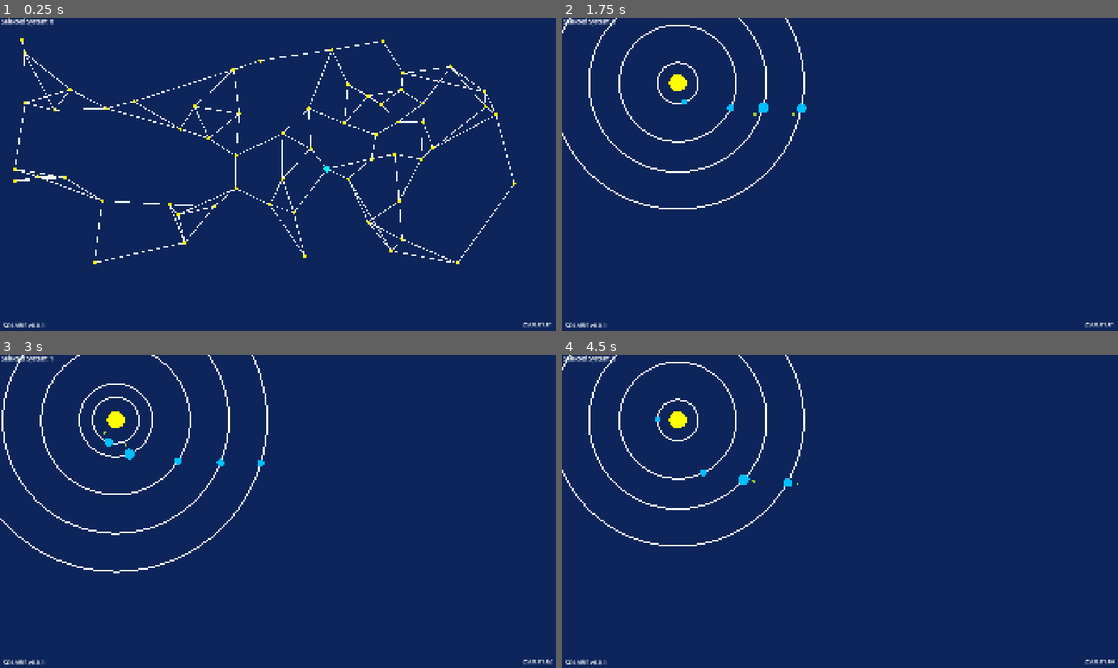
Above: before the commit, frames 1-4 (two rows, left to right).
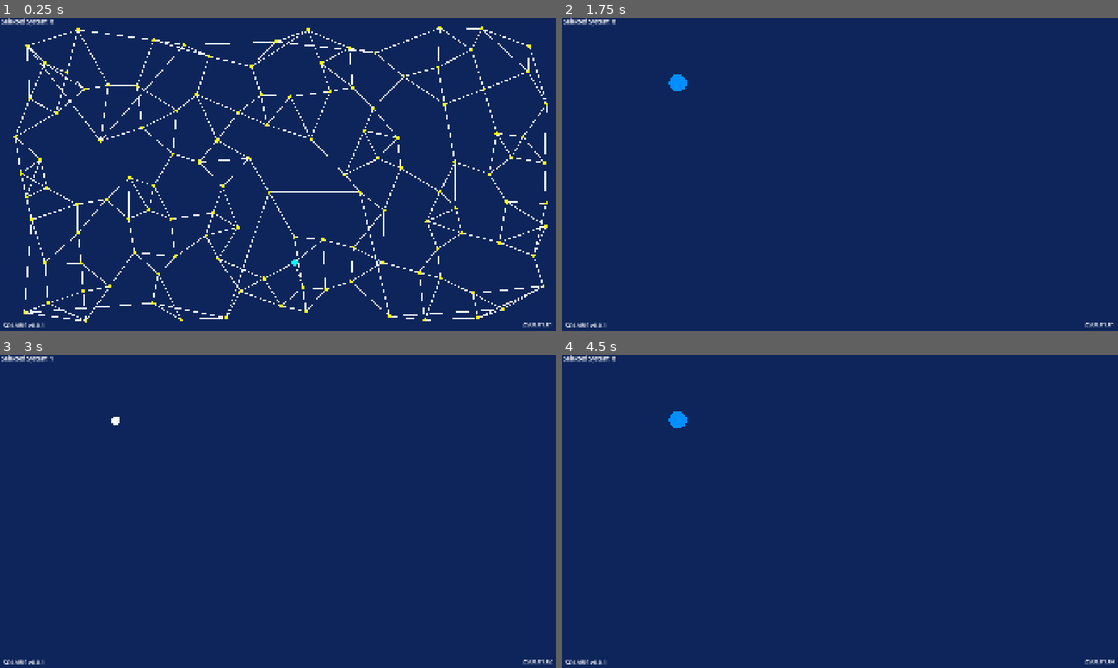
Above: after the commit, the same moments.

Repository: wrxme/Solaris
Game: Godot game, scene res://assets/scenes/game.tscn
Two runs of this game, one before a commit and one after it. Both use one fixed random seed, a clock stepped at 60 frames per second and the inputs below.
Inputs:
- Up to frame 1 (0.25 s): no input
- Up to frame 2 (1.75 s): tap Enter (enter) at 0.5, 1.55 s; hold Right (right) 0.53-1.28 s; hold Enter (enter) 0.53-1.28 s; tap Space (pause) at 1.25 s; hold Left (left) from 1.28 s (still down); tap R (Refresh) at 1.35 s
- Up to frame 3 (3 s): release Left (left) at 2.03 s; hold Enter (enter) 2.03-2.78 s; hold Right (right) from 2.03 s (still down); tap Enter (enter) at 2.85 s
- Up to frame 4 (4.5 s): release Right (right) at 3.53 s; hold R (Refresh) 3.53-4.28 s; hold Left (left) from 3.53 s (still down); tap Enter (enter) at 3.8, 4.35 s; tap Space (pause) at 4.25 s

The runs differ from the first frame. In frame 1, 7.3% of the frame differs, in the area x 2-99%, y 2-98%; in frame 2, 1.4%; in frame 3, 1.7%; in frame 4, 1.4%.

Commit message:
Star types

Diff:
--- a/assets/scenes/game.tscn
+++ b/assets/scenes/game.tscn
@@ -1,14 +1,25 @@
-[gd_scene load_steps=4 format=3 uid="uid://crrebuj6lufda"]
+[gd_scene load_steps=14 format=3 uid="uid://crrebuj6lufda"]
 
 [ext_resource type="Script" uid="uid://bhbsx3bfc2ppj" path="res://scripts/gameplay_managers/game_manager.gd" id="1_cb66b"]
 [ext_resource type="Script" uid="uid://b13nlhuidy8o4" path="res://scripts/utils/galaxy_generation_settings.gd" id="2_dis88"]
+[ext_resource type="Script" uid="uid://c0n7xbpmoevwv" path="res://scripts/types/star_type.gd" id="3_phsto"]
+[ext_resource type="Resource" uid="uid://w702dxvladin" path="res://assets/star_types/blue_giant.tres" id="4_pkhv0"]
+[ext_resource type="Resource" uid="uid://by58sy2alfk8n" path="res://assets/star_types/class_a.tres" id="5_i358u"]
+[ext_resource type="Resource" uid="uid://s3sq1l63fmff" path="res://assets/star_types/class_b.tres" id="6_s2rys"]
+[ext_resource type="Resource" uid="uid://df1amxsla4bfw" path="res://assets/star_types/class_f.tres" id="7_fc420"]
+[ext_resource type="Resource" uid="uid://dek4gx3nnrvk1" path="res://assets/star_types/class_g.tres" id="8_kc0sw"]
+[ext_resource type="Resource" uid="uid://d4fs0nd50y21u" path="res://assets/star_types/red_dwarf.tres" id="9_fqk1v"]
+[ext_resource type="Resource" uid="uid://d2w88il8g6la6" path="res://assets/star_types/red_giant.tres" id="10_5jdip"]
+[ext_resource type="Resource" uid="uid://rxq534gcu5ae" path="res://assets/star_types/white_dwarf.tres" id="11_3cnnv"]
+[ext_resource type="Script" uid="uid://ct5kmllr4nuls" path="res://scripts/types/world_type.gd" id="12_pkhv0"]
 
 [sub_resource type="Resource" id="Resource_5gf0t"]
 script = ExtResource("2_dis88")
-galaxy_size = Vector4(30, 1800, 30, 900)
-number_of_stars = 60
-min_dist_between_stars = 40.0
-max_bonus_link_length = 750.0
+galaxy_size = Vector4(30, 1890, 30, 1050)
+number_of_stars = 120
+min_dist_between_stars = 75.0
+max_bonus_link_length = 500.0
+star_types = Array[ExtResource("3_phsto")]([ExtResource("4_pkhv0"), ExtResource("5_i358u"), ExtResource("6_s2rys"), ExtResource("7_fc420"), ExtResource("8_kc0sw"), ExtResource("9_fqk1v"), ExtResource("10_5jdip"), ExtResource("11_3cnnv")])
 star_radius = 6.0
 link_width = 3.0
 metadata/_custom_type_script = "uid://b13nlhuidy8o4"
--- /dev/null
+++ b/assets/star_types/blue_giant.tres
@@ -0,0 +1,10 @@
+[gd_resource type="Resource" script_class="StarType" load_steps=2 format=3 uid="uid://w702dxvladin"]
+
+[ext_resource type="Script" uid="uid://c0n7xbpmoevwv" path="res://scripts/types/star_type.gd" id="1_p56v0"]
+
+[resource]
+script = ExtResource("1_p56v0")
+name = "Blue_giant"
+size_range = Vector2(40, 45)
+color = Color(0, 0.60784316, 1, 1)
+metadata/_custom_type_script = "uid://c0n7xbpmoevwv"
--- /dev/null
+++ b/assets/star_types/class_a.tres
@@ -0,0 +1,11 @@
+[gd_resource type="Resource" script_class="StarType" load_steps=2 format=3 uid="uid://by58sy2alfk8n"]
+
+[ext_resource type="Script" uid="uid://c0n7xbpmoevwv" path="res://scripts/types/star_type.gd" id="1_we6r0"]
+
+[resource]
+script = ExtResource("1_we6r0")
+luminosity = 5.0
+name = "Class A"
+size_range = Vector2(30, 35)
+color = Color(1, 1, 1, 1)
+metadata/_custom_type_script = "uid://c0n7xbpmoevwv"
--- /dev/null
+++ b/assets/star_types/class_b.tres
@@ -0,0 +1,11 @@
+[gd_resource type="Resource" script_class="StarType" load_steps=2 format=3 uid="uid://s3sq1l63fmff"]
+
+[ext_resource type="Script" uid="uid://c0n7xbpmoevwv" path="res://scripts/types/star_type.gd" id="1_3edcs"]
+
+[resource]
+script = ExtResource("1_3edcs")
+luminosity = 3.0
+name = "Class B"
+size_range = Vector2(30, 35)
+color = Color(0, 0.56078434, 1, 1)
+metadata/_custom_type_script = "uid://c0n7xbpmoevwv"
--- /dev/null
+++ b/assets/star_types/class_f.tres
@@ -0,0 +1,11 @@
+[gd_resource type="Resource" script_class="StarType" load_steps=2 format=3 uid="uid://df1amxsla4bfw"]
+
+[ext_resource type="Script" uid="uid://c0n7xbpmoevwv" path="res://scripts/types/star_type.gd" id="1_6ifrt"]
+
+[resource]
+script = ExtResource("1_6ifrt")
+luminosity = 0.8
+name = "Class F"
+size_range = Vector2(25, 30)
+color = Color(1, 0.6, 0, 1)
+metadata/_custom_type_script = "uid://c0n7xbpmoevwv"
--- /dev/null
+++ b/assets/star_types/class_g.tres
@@ -0,0 +1,9 @@
+[gd_resource type="Resource" script_class="StarType" load_steps=2 format=3 uid="uid://dek4gx3nnrvk1"]
+
+[ext_resource type="Script" uid="uid://c0n7xbpmoevwv" path="res://scripts/types/star_type.gd" id="1_bjahn"]
+
+[resource]
+script = ExtResource("1_bjahn")
+name = "Class G"
+size_range = Vector2(25, 30)
+metadata/_custom_type_script = "uid://c0n7xbpmoevwv"
--- /dev/null
+++ b/assets/star_types/red_dwarf.tres
@@ -0,0 +1,11 @@
+[gd_resource type="Resource" script_class="StarType" load_steps=2 format=3 uid="uid://d4fs0nd50y21u"]
+
+[ext_resource type="Script" uid="uid://c0n7xbpmoevwv" path="res://scripts/types/star_type.gd" id="1_neesx"]
+
+[resource]
+script = ExtResource("1_neesx")
+luminosity = 0.4
+name = "Red Dwarf"
+size_range = Vector2(15, 20)
+color = Color(1, 0, 0, 1)
+metadata/_custom_type_script = "uid://c0n7xbpmoevwv"
--- /dev/null
+++ b/assets/star_types/red_giant.tres
@@ -0,0 +1,11 @@
+[gd_resource type="Resource" script_class="StarType" load_steps=2 format=3 uid="uid://d2w88il8g6la6"]
+
+[ext_resource type="Script" uid="uid://c0n7xbpmoevwv" path="res://scripts/types/star_type.gd" id="1_kq8lp"]
+
+[resource]
+script = ExtResource("1_kq8lp")
+luminosity = 0.6
+name = "Red Giant"
+size_range = Vector2(40, 45)
+color = Color(1, 0, 0, 1)
+metadata/_custom_type_script = "uid://c0n7xbpmoevwv"
--- /dev/null
+++ b/assets/star_types/white_dwarf.tres
@@ -0,0 +1,11 @@
+[gd_resource type="Resource" script_class="StarType" load_steps=2 format=3 uid="uid://rxq534gcu5ae"]
+
+[ext_resource type="Script" uid="uid://c0n7xbpmoevwv" path="res://scripts/types/star_type.gd" id="1_63caq"]
+
+[resource]
+script = ExtResource("1_63caq")
+luminosity = 0.8
+name = "White Dwarf"
+size_range = Vector2(15, 20)
+color = Color(1, 1, 1, 1)
+metadata/_custom_type_script = "uid://c0n7xbpmoevwv"
--- /dev/null
+++ b/assets/world_types/classic.tres
@@ -0,0 +1,10 @@
+[gd_resource type="Resource" script_class="WorldType" load_steps=2 format=3 uid="uid://exujmpgew72d"]
+
+[ext_resource type="Script" uid="uid://ct5kmllr4nuls" path="res://scripts/types/world_type.gd" id="1_4i041"]
+
+[resource]
+script = ExtResource("1_4i041")
+name = "Green"
+size_range = Vector2(15, 30)
+color = Color(0.16470589, 1, 0, 1)
+metadata/_custom_type_script = "uid://ct5kmllr4nuls"
--- a/scripts/galaxy_generation/galaxy.gd
+++ b/scripts/galaxy_generation/galaxy.gd
@@ -12,7 +12,9 @@
 	generate_stars(
 		gen_settings.number_of_stars,
 		gen_settings.galaxy_size,
-		gen_settings.min_dist_between_stars
+		gen_settings.min_dist_between_stars,
+		gen_settings.star_types,
+		gen_settings.world_types
 	)
 	generate_system_connections(
 		gen_settings.bonus_link_percentage,
@@ -21,9 +23,9 @@
 	)
 	update_connections_within_systems()
 
-func generate_stars(n_stars : int, size : Vector4i, min_dist : float) -> void:
+func generate_stars(n_stars : int, size : Vector4i, min_dist : float, star_types : Array[StarType], world_types : Array[WorldType]) -> void:
 	for i in range(0, n_stars):
-		var s = SolarSystem.new()
+		var s = SolarSystem.new(star_types, world_types)
 		add_child(s)
 		systems.append(s)
 
--- a/scripts/galaxy_generation/solarsystem.gd
+++ b/scripts/galaxy_generation/solarsystem.gd
@@ -14,23 +14,25 @@
 var worlds : Array
 var star : World
 
-func _init() -> void:
-	generate_system()
+func _init(star_types : Array[StarType], world_types : Array[WorldType]) -> void:
+	generate_system(star_types, world_types)
 
-func generate_system() -> void:
+func generate_system(star_types : Array[StarType], world_types : Array[WorldType]) -> void:
 	# Create the star
-	star = World.new("star", 30.0, 0)
+	var type : StarType = star_types[randi_range(0,star_types.size() - 1)]
+	type.size = randf_range(type.size_range[0],type.size_range[0])
+	star = World.new(type)
 	add_child(star)
 	worlds.append(star)
-
-	var dist = 10
-	while dist < 400:
-		dist += randf_range(45,150)
-
-		var size = randf_range(8,20)
-		var w = World.new("Unknown", size, dist)
-		add_child(w)
-		worlds.append(w)
+	#
+	#var dist = 10
+	#while dist < 400:
+		#dist += randf_range(45,150)
+		#
+		#var world_size = randf_range(8,20)
+		#var w = World.new(type, dist)
+		#add_child(w)
+		#worlds.append(w)
 
 func add_connection(endpoint : SolarSystem) -> void:
 	connections.append(endpoint)
--- a/scripts/galaxy_generation/world.gd
+++ b/scripts/galaxy_generation/world.gd
@@ -12,23 +12,25 @@
 
 var worlds : Array
 
-func _init(_type:String, _size:float, _distance:float = 0.0) -> void:
-	type = _type
-	size = _size
+func _init(world_type : WorldType, _distance:float = 0.0) -> void:
+	if world_type is StarType:
+		pass
+
+	type = world_type.name
+	size = world_type.size
 	distance_from_center = _distance
 	radius = distance_from_center
 
 	position = Vector2(distance_from_center, 0)
+	color = world_type.color
 
-	determine_color()
-
-	if type == "moon":
-		radius = 35
-
-	if type != "star" and size > 15:
-		var moon = World.new("moon", 5, distance_from_center + 35)
-		add_child(moon)
-		worlds.append(moon)
+	#if type == "moon":
+		#radius = 35
+	#
+	#if type != "star" and size > 15:
+		#var moon = World.new(world_type, distance_from_center + 35)
+		#add_child(moon)
+		#worlds.append(moon)
 
 func _physics_process(delta: float) -> void:
 	if distance_from_center > 0.0:
--- /dev/null
+++ b/scripts/types/star_type.gd
@@ -0,0 +1,4 @@
+extends WorldType
+class_name StarType
+
+@export var luminosity : float = 1.0
--- /dev/null
+++ b/scripts/types/world_type.gd
@@ -0,0 +1,7 @@
+extends Resource
+class_name WorldType
+
+@export var name : String
+@export var size_range := Vector2(15,45)
+var size : float
+@export var color := Color.YELLOW
--- a/scripts/utils/galaxy_generation_settings.gd
+++ b/scripts/utils/galaxy_generation_settings.gd
@@ -11,6 +11,10 @@
 @export var bonus_link_percentage : float = 0.03
 @export var max_bonus_link_length : float = 300.0
 
+@export_group("Worlds")
+@export var star_types : Array[StarType]
+@export var world_types : Array[WorldType]
+
 @export_group("Visuals")
 @export var star_color : Color = Color.YELLOW
 @export var star_radius : float = 5.0
Not shown, added: scripts/types/star_type.gd.uid
Not shown, added: scripts/types/world_type.gd.uid
Not shown, changed: todo.txt
